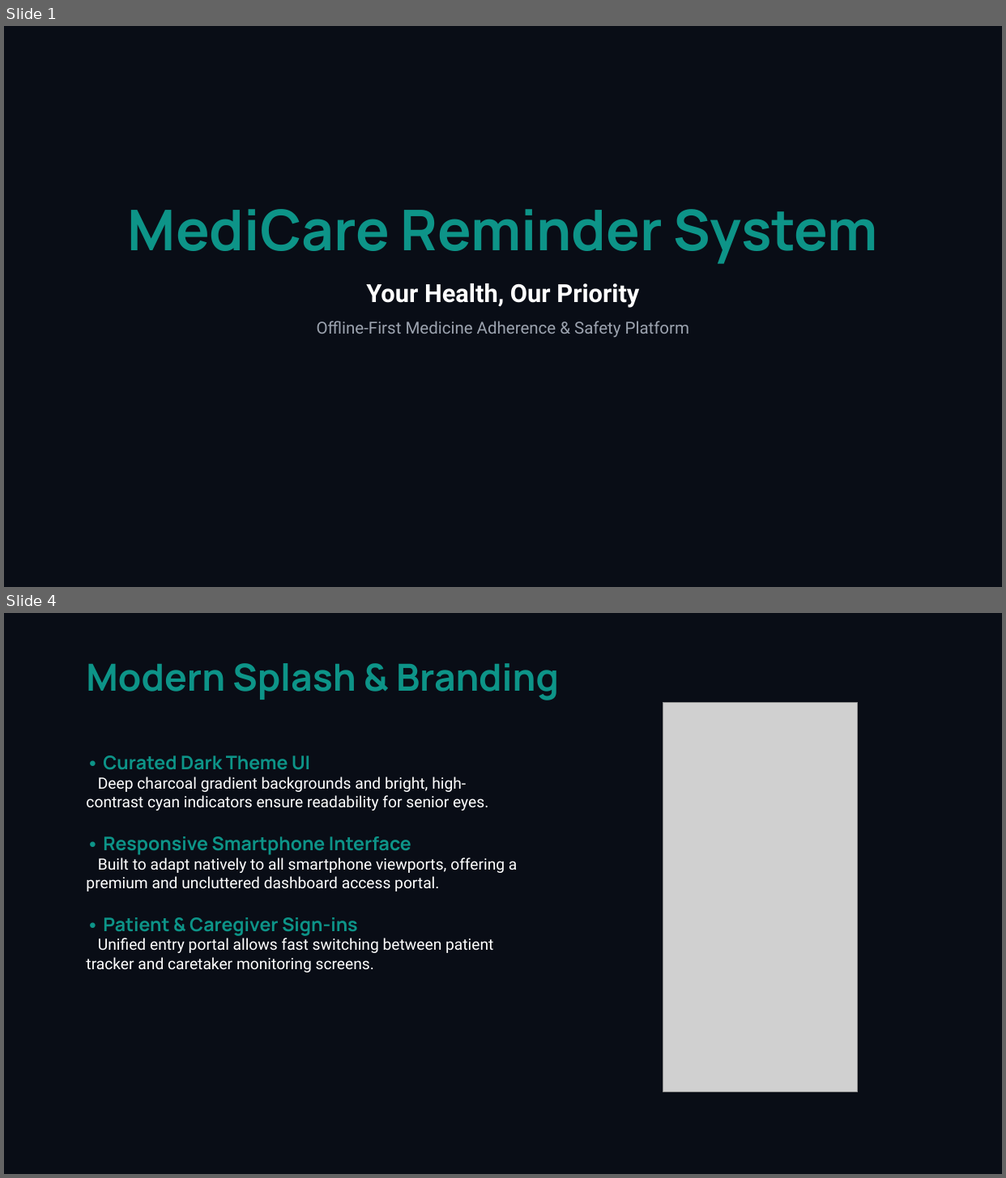
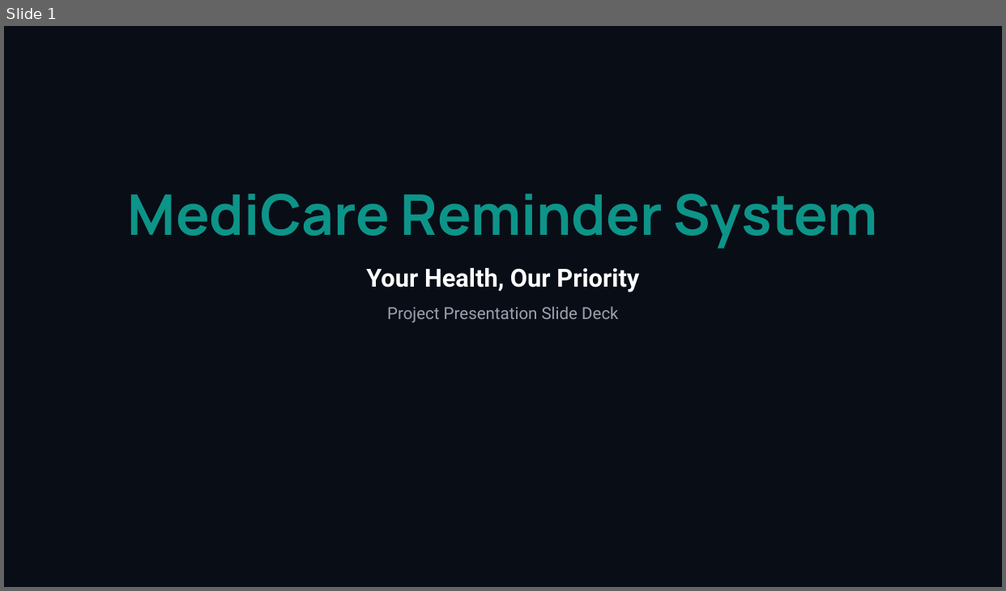
Before and after one commit to velagadadileep6-bot/Medicine-reminder, a slide deck: medicare_presentation.pptx. Shown one above the other, each under a label of ours: slides 1 and 4 before the commit, slide 1 after it; the slides between them are not shown. The pictures are 1006x1178 and 1006x591 pixels, drawn with LibreOffice and Linux fonts; fonts in the diff are those of the drawing; grey boxes stand for pictures. Boxes give left, top, right and bottom in pixels: in the first picture for what was removed or moved away, otherwise in the second. Text is boxed around its words. In the diff, an @@ line names an element or a change of style, - is before the commit and + after.

```diff
--- a/medicare_presentation.pptx
+++ b/medicare_presentation.pptx
@@ slide 4 removed at [4, 613, 1002, 1174], background #090D16 @@
@@ text removed at [86, 663, 559, 700] @@
-Modern Splash & Branding
@@ picture removed at [663, 703, 858, 1093] @@
@@ text removed at [86, 756, 517, 973] @@
-• Curated Dark Theme UI
-Deep charcoal gradient backgrounds and bright, high-contrast cyan indicators ensure readability for senior eyes.
-• Responsive Smartphone Interface
-Built to adapt natively to all smartphone viewports, offering a premium and uncluttered dashboard access portal.
-• Patient & Caregiver Sign-ins
-Unified entry portal allows fast switching between patient tracker and caretaker monitoring screens.
@@ slide 1 changed as well @@
@@ text "MediCare Reminder System": place and size @@
-text "MediCare Reminder System" at [128, 209, 878, 338]
+text "MediCare Reminder System" at [128, 194, 878, 323]
@@ text at [387, 306, 618, 323]: text changed @@
-Offline-First Medicine Adherence & Safety Platform
+Project Presentation Slide Deck
```
Also in this commit, not shown: 2 other slides changed, 5 slides added, 4 other slides removed, 1 other file.
